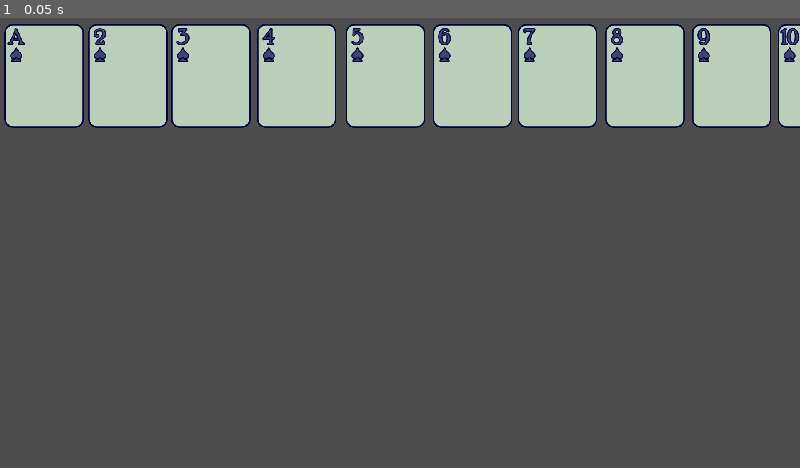
Above: before the commit, frame 1.
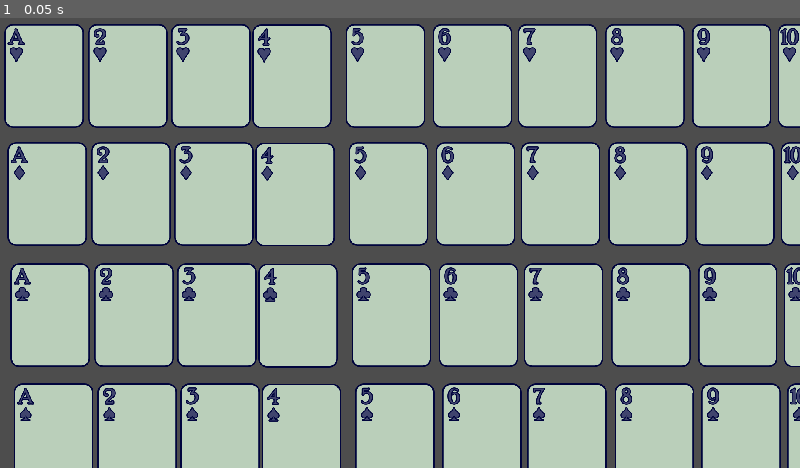
Above: after the commit, the same moment.

Repository: mathew-tran/go-fish
Game: Godot game, scene res://Scenes/Visual Scene.tscn
The game is run twice, just before and just after one commit, with the same random seed, the same clock (stepped at 60 frames per second) and the same inputs. This scene is started directly instead of the project's main scene.
Inputs:
- Up to frame 1 (0.05 s): no input

The runs differ from the first frame. In frame 1, 60% of the frame differs, in the area x 0-100%, y 1-100%.

Commit message:
update to show suits

Diff:
--- a/Scenes/Visual Scene.tscn
+++ b/Scenes/Visual Scene.tscn
@@ -1,12 +1,18 @@
-[gd_scene load_steps=2 format=3 uid="uid://cqf5y4qlgaind"]
+[gd_scene load_steps=3 format=3 uid="uid://cqf5y4qlgaind"]
 
 [ext_resource type="PackedScene" uid="uid://c2ufyusl0pd62" path="res://Prefab/Card.tscn" id="1_wbeyc"]
+[ext_resource type="Texture2D" uid="uid://dck4esv8gcl28" path="res://Art/CardBack.svg" id="2_yeq0j"]
 
 [node name="Node2D" type="Node2D"]
 
 [node name="Card" parent="." instance=ExtResource("1_wbeyc")]
 position = Vector2(106, 139)
 
+[node name="Card53" parent="." instance=ExtResource("1_wbeyc")]
+position = Vector2(109, -125)
+texture = ExtResource("2_yeq0j")
+bShowBack = true
+
 [node name="Card2" parent="." instance=ExtResource("1_wbeyc")]
 position = Vector2(307, 139)
 Value = 1
@@ -16,7 +22,7 @@
 Value = 2
 
 [node name="Card4" parent="." instance=ExtResource("1_wbeyc")]
-position = Vector2(712, 139)
+position = Vector2(701, 140)
 Value = 3
 
 [node name="Card5" parent="." instance=ExtResource("1_wbeyc")]
@@ -54,3 +60,195 @@
 [node name="Card13" parent="." instance=ExtResource("1_wbeyc")]
 position = Vector2(2603, 139)
 Value = 12
+
+[node name="Card14" parent="." instance=ExtResource("1_wbeyc")]
+position = Vector2(113.5, 422.5)
+Suit = 1
+
+[node name="Card15" parent="." instance=ExtResource("1_wbeyc")]
+position = Vector2(314.5, 422.5)
+Value = 1
+Suit = 1
+
+[node name="Card16" parent="." instance=ExtResource("1_wbeyc")]
+position = Vector2(513.5, 422.5)
+Value = 2
+Suit = 1
+
+[node name="Card17" parent="." instance=ExtResource("1_wbeyc")]
+position = Vector2(708.5, 423.5)
+Value = 3
+Suit = 1
+
+[node name="Card18" parent="." instance=ExtResource("1_wbeyc")]
+position = Vector2(932.5, 422.5)
+Value = 4
+Suit = 1
+
+[node name="Card19" parent="." instance=ExtResource("1_wbeyc")]
+position = Vector2(1141.5, 422.5)
+Value = 5
+Suit = 1
+
+[node name="Card20" parent="." instance=ExtResource("1_wbeyc")]
+position = Vector2(1345.5, 422.5)
+Value = 6
+Suit = 1
+
+[node name="Card21" parent="." instance=ExtResource("1_wbeyc")]
+position = Vector2(1555.5, 422.5)
+Value = 7
+Suit = 1
+
+[node name="Card22" parent="." instance=ExtResource("1_wbeyc")]
+position = Vector2(1763.5, 422.5)
+Value = 8
+Suit = 1
+
+[node name="Card23" parent="." instance=ExtResource("1_wbeyc")]
+position = Vector2(1969.5, 422.5)
+Value = 9
+Suit = 1
+
+[node name="Card24" parent="." instance=ExtResource("1_wbeyc")]
+position = Vector2(2186.5, 422.5)
+Value = 10
+Suit = 1
+
+[node name="Card25" parent="." instance=ExtResource("1_wbeyc")]
+position = Vector2(2394.5, 422.5)
+Value = 11
+Suit = 1
+
+[node name="Card26" parent="." instance=ExtResource("1_wbeyc")]
+position = Vector2(2610.5, 422.5)
+Value = 12
+Suit = 1
+
+[node name="Card27" parent="." instance=ExtResource("1_wbeyc")]
+position = Vector2(120.5, 713.5)
+Suit = 2
+
+[node name="Card28" parent="." instance=ExtResource("1_wbeyc")]
+position = Vector2(321.5, 713.5)
+Value = 1
+Suit = 2
+
+[node name="Card29" parent="." instance=ExtResource("1_wbeyc")]
+position = Vector2(520.5, 713.5)
+Value = 2
+Suit = 2
+
+[node name="Card30" parent="." instance=ExtResource("1_wbeyc")]
+position = Vector2(715.5, 714.5)
+Value = 3
+Suit = 2
+
+[node name="Card31" parent="." instance=ExtResource("1_wbeyc")]
+position = Vector2(939.5, 713.5)
+Value = 4
+Suit = 2
+
+[node name="Card32" parent="." instance=ExtResource("1_wbeyc")]
+position = Vector2(1148.5, 713.5)
+Value = 5
+Suit = 2
+
+[node name="Card33" parent="." instance=ExtResource("1_wbeyc")]
+position = Vector2(1352.5, 713.5)
+Value = 6
+Suit = 2
+
+[node name="Card34" parent="." instance=ExtResource("1_wbeyc")]
+position = Vector2(1562.5, 713.5)
+Value = 7
+Suit = 2
+
+[node name="Card35" parent="." instance=ExtResource("1_wbeyc")]
+position = Vector2(1770.5, 713.5)
+Value = 8
+Suit = 2
+
+[node name="Card36" parent="." instance=ExtResource("1_wbeyc")]
+position = Vector2(1976.5, 713.5)
+Value = 9
+Suit = 2
+
+[node name="Card37" parent="." instance=ExtResource("1_wbeyc")]
+position = Vector2(2193.5, 713.5)
+Value = 10
+Suit = 2
+
+[node name="Card38" parent="." instance=ExtResource("1_wbeyc")]
+position = Vector2(2401.5, 713.5)
+Value = 11
+Suit = 2
+
+[node name="Card39" parent="." instance=ExtResource("1_wbeyc")]
+position = Vector2(2617.5, 713.5)
+Value = 12
+Suit = 2
+
+[node name="Card40" parent="." instance=ExtResource("1_wbeyc")]
+position = Vector2(128.5, 1001.5)
+Suit = 3
+
+[node name="Card41" parent="." instance=ExtResource("1_wbeyc")]
+position = Vector2(329.5, 1001.5)
+Value = 1
+Suit = 3
+
+[node name="Card42" parent="." instance=ExtResource("1_wbeyc")]
+position = Vector2(528.5, 1001.5)
+Value = 2
+Suit = 3
+
+[node name="Card43" parent="." instance=ExtResource("1_wbeyc")]
+position = Vector2(723.5, 1002.5)
+Value = 3
+Suit = 3
+
+[node name="Card44" parent="." instance=ExtResource("1_wbeyc")]
+position = Vector2(947.5, 1001.5)
+Value = 4
+Suit = 3
+
+[node name="Card45" parent="." instance=ExtResource("1_wbeyc")]
+position = Vector2(1156.5, 1001.5)
+Value = 5
+Suit = 3
+
+[node name="Card46" parent="." instance=ExtResource("1_wbeyc")]
+position = Vector2(1360.5, 1001.5)
+Value = 6
+Suit = 3
+
+[node name="Card47" parent="." instance=ExtResource("1_wbeyc")]
+position = Vector2(1570.5, 1001.5)
+Value = 7
+Suit = 3
+
+[node name="Card48" parent="." instance=ExtResource("1_wbeyc")]
+position = Vector2(1778.5, 1001.5)
+Value = 8
+Suit = 3
+
+[node name="Card49" parent="." instance=ExtResource("1_wbeyc")]
+position = Vector2(1984.5, 1001.5)
+Value = 9
+Suit = 3
+
+[node name="Card50" parent="." instance=ExtResource("1_wbeyc")]
+position = Vector2(2201.5, 1001.5)
+Value = 10
+Suit = 3
+
+[node name="Card51" parent="." instance=ExtResource("1_wbeyc")]
+position = Vector2(2409.5, 1001.5)
+Value = 11
+Suit = 3
+
+[node name="Card52" parent="." instance=ExtResource("1_wbeyc")]
+position = Vector2(2625.5, 1001.5)
+Value = 12
+Suit = 3
--- a/Scripts/Card.gd
+++ b/Scripts/Card.gd
@@ -49,8 +49,21 @@
 	else:
 		texture = load("res://Art/CardFront.svg")
 		SetValueImage()
+		SetSuitImage()
 
+func SetSuitImage():
+	var suitImage : Texture
+	if Suit == SUIT.DIAMONDS:
+		suitImage = load("res://Art/Card_Diamond.svg")
+	elif Suit == SUIT.HEARTS:
+		suitImage = load("res://Art/Card_Heart.svg")
+	elif Suit == SUIT.CLUBS:
+		suitImage = load("res://Art/Card_Club.svg")
+	elif Suit == SUIT.SPADES:
+		suitImage = load("res://Art/Card_Spade.svg")
 
+	for image in SuitImages:
+		image.texture = suitImage
 func SetValueImage():
 	var valueImage : Texture
 	if Value == VALUE.ACE:
